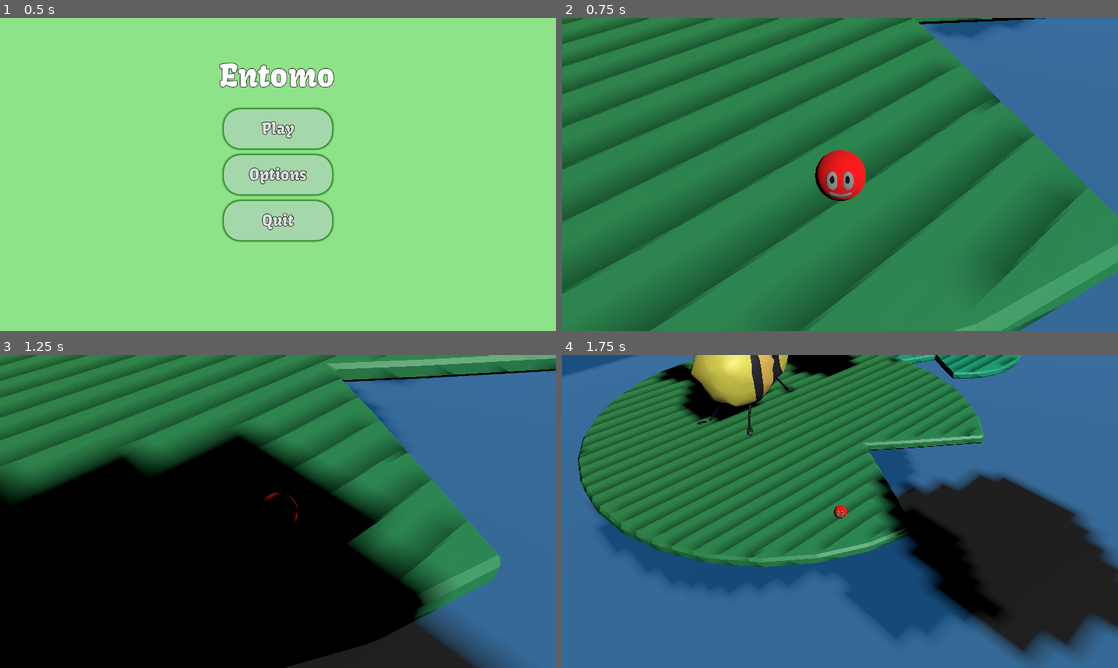
Above: before the commit, frames 1-4 (two rows, left to right).
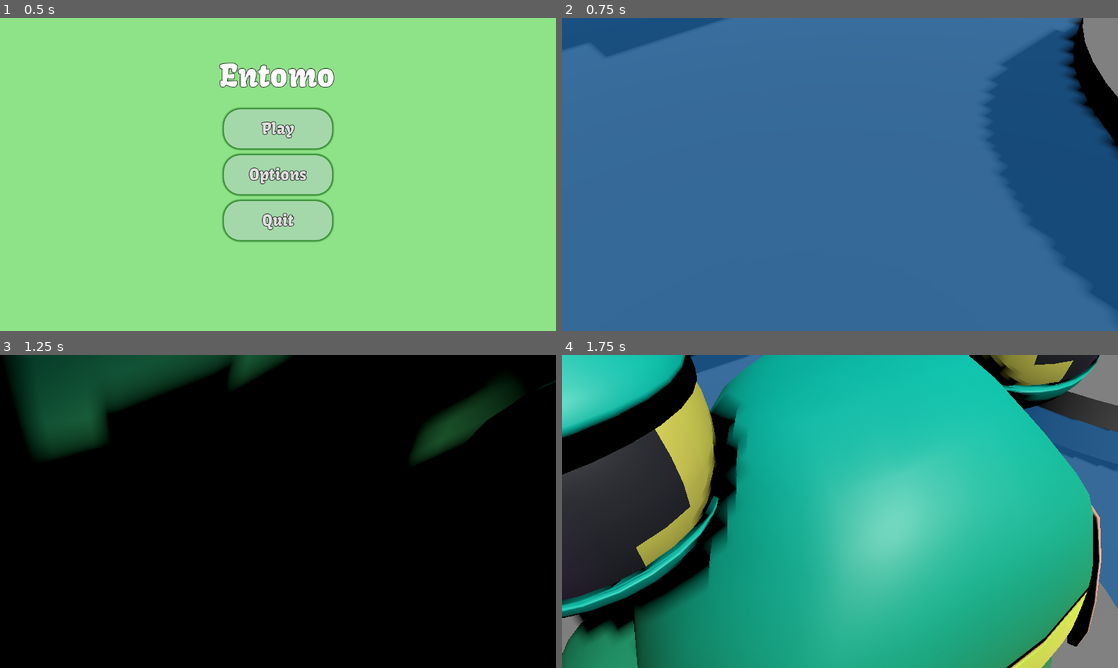
Above: after the commit, the same moments.

Repository: melonboyo/entomo
Game: Godot game, scene res://Scenes/Menus/MainMenu/MainMenu.tscn
Two runs of this game, one before a commit and one after it. Both use one fixed random seed, a clock stepped at 60 frames per second and the inputs below.
Inputs (mouse positions are in pixels of both pictures, inside the frame that each line leads up to):
- Up to frame 1 (0.5 s): no input
- Up to frame 2 (0.75 s): click "Play" at 0.5 s
- Up to frame 3 (1.25 s): no input
- Up to frame 4 (1.75 s): tap Enter at 1.25 s; move the mouse to (962, 495) at 1.27 s; hold D (move_right) from 1.28 s (still down); tap Space (move_jump) at 1.35, 1.52 s; click (962, 495) at 1.42 s

Frame 1 is identical in both runs. In frame 2, 96% of the frame differs, in the area x 0-100%, y 0-100%; in frame 3, 57%; in frame 4, 97%.

Commit message:
Implemented An SFX system, added frog SFX

Diff:
--- /dev/null
+++ b/AudioManager/AudioManager.tscn
@@ -0,0 +1,8 @@
+[gd_scene load_steps=2 format=3 uid="uid://xxtnctr4nrlq"]
+
+[ext_resource type="Script" path="res://AudioManager/audio_manager.gd" id="1_pltwv"]
+
+[node name="AudioManager" type="Node"]
+script = ExtResource("1_pltwv")
+
+[node name="poop" type="AudioStreamPlayer" parent="."]
--- /dev/null
+++ b/AudioManager/SoundEffect.tscn
@@ -0,0 +1,9 @@
+[gd_scene load_steps=2 format=3 uid="uid://djyvhwqnssbbo"]
+
+[ext_resource type="Script" path="res://AudioManager/sound_effect.gd" id="1_jpl3o"]
+
+[node name="SoundEffect" type="AudioStreamPlayer"]
+autoplay = true
+script = ExtResource("1_jpl3o")
+
+[connection signal="finished" from="." to="." method="_on_finished"]
--- /dev/null
+++ b/AudioManager/audio_manager.gd
@@ -0,0 +1,113 @@
+extends Node
+
+@onready var sfx_scene: PackedScene = load("res://AudioManager/SoundEffect.tscn")
+@onready var music_player = $poop
+@export_dir var music_folder_path: String = "res://Audio/Music"
+@export_dir var frog_folder_path: String = "res://Audio/SFX/Frog/"
+var songlist: Dictionary = {}  # Dictionary to store song references by name
+var froglist: Dictionary = {}  # Dictionary to store song references by name
+
+
+
+
+
+func _ready() -> void:
+	load_music_files()
+	load_frog_sfx_pack()
+
+
+func load_music_files(folder_path: String = ""):
+	# Standard
+	var dir: DirAccess = DirAccess.open(music_folder_path + folder_path)
+	if dir:
+		dir.list_dir_begin()  # Start reading the directory
+		var file_name = dir.get_next()
+
+		while file_name != "":
+			# Ignore "." and ".." which refer to the current and parent directory
+			if file_name != "." and file_name != "..":
+				var full_path = music_folder_path + folder_path + "/" + file_name
+				if dir.current_is_dir():
+					# Recursively load music files from subdirectories
+					load_music_files(folder_path + "/" + file_name)
+				elif file_name.ends_with(".wav.import") or file_name.ends_with(".mp3.import") or file_name.ends_with(".ogg.import"):
+					if (file_name.ends_with(".import")):
+						file_name = file_name.get_basename()
+					var song_name = file_name.get_basename()  # Get the file name without extension
+					songlist[song_name] = full_path.get_basename()  # Add full path to the dictionary
+			file_name = dir.get_next()
+		dir.list_dir_end()  # Close directory
+	else:
+		print("Error: Could not open folder at path:", music_folder_path + folder_path)
+
+func load_frog_sfx_pack(folder_path: String = ""):
+	var sfx_num = 0
+	var dir: DirAccess = DirAccess.open(frog_folder_path + folder_path)
+	if dir:
+		dir.list_dir_begin()
+		var file_name = dir.get_next()
+		while file_name != "":
+			if file_name != "." and file_name != "..":
+				var full_path = frog_folder_path + folder_path + "/" + file_name
+				if file_name.ends_with(".wav.import") or file_name.ends_with(".mp3.import") or file_name.ends_with(".ogg.import"):
+					froglist[sfx_num] = full_path.get_basename()
+					sfx_num += 1
+			file_name = dir.get_next()
+		dir.list_dir_end()
+	else:
+		print("Error: Could not open folder at path:", music_folder_path + folder_path)
+	print(froglist)
+
+# Uses and instantiates the sound_effect.tscn
+func play_sfx(path: String, volume_modifier: float = 0):
+	var sfx = sfx_scene.instantiate()
+	sfx.stream = load(path)
+	sfx.volume_db = 0 + volume_modifier
+	add_child(sfx)
+
+func play_frog_sfx_pack(volume_modifier: float = 0):
+	var sfx = sfx_scene.instantiate()
+	var num = randi_range(0, 2)
+	print(froglist.get(num))
+	sfx.stream = load(froglist.get(num))
+	sfx.volume_db = 0 + volume_modifier
+	add_child(sfx)
+
+
+# Uses paths, not AudioStream.
+func play_music(song_name: String, volume_modifier: float = 0, fade_time = 0.1):
+	var song_path = songlist.get(song_name, null)
+	if song_path:
+		var music_stream = load(song_path)
+		if music_stream:
+			if music_player.stream:
+				music_player.stop()  # Stop any currently playing music
+
+			music_player.stream = music_stream
+
+			music_player.volume_db = -40
+			music_player.play()
+			var tween = get_tree().create_tween()
+			tween.set_ease(Tween.EASE_OUT)
+			tween.tween_property(music_player, "volume_db", 0 + volume_modifier, fade_time)
+		else:
+			print("Error: Could not load the music stream for song:", song_name)
+	else:
+		print("Error: Song name not found in songlist:", song_name)
+
+func stop_music(fade_time: float = 0.1):
+	var tween = get_tree().create_tween()
+	tween.tween_property(music_player, "volume_db", -40, fade_time)
+	await tween.finished
+	music_player.stop()
+
+func set_global_volume(bus_name: String, amount: float):
+	var bus_index = AudioServer.get_bus_index(bus_name)
+	amount = linear_to_db(amount)
+	AudioServer.set_bus_volume_db(bus_index, amount)
+
+# Increases/decreases by db amount
+func change_music_volume(db, fade_time: float = 0):
+	db = 0 + db
+	var tween = get_tree().create_tween()
+	tween.tween_property(music_player, "volume_db", db, fade_time)
--- /dev/null
+++ b/AudioManager/sound_effect.gd
@@ -0,0 +1,4 @@
+extends AudioStreamPlayer
+
+func _on_finished():
+	queue_free()
--- a/Characters/Frog/Frog.gd
+++ b/Characters/Frog/Frog.gd
@@ -73,6 +73,7 @@
 			(currentJumpVelocityPercentage * JUMP_VELOCITY + minJumpVelocity) / (JUMP_VELOCITY + minJumpVelocity) * JUMP_VELOCITY,
 			currentMovementDirection if currentMovementDirection else -global_transform.basis.z.normalized()
 		)
+		AudioManager.play_frog_sfx_pack()
 		$froggy_v3/AnimationPlayer.play("jump")
 
 func jump(jumpSpeed: float, direction: Vector3) -> void:
--- a/GameStateManager/GameStateManager.gd
+++ b/GameStateManager/GameStateManager.gd
@@ -15,6 +15,7 @@
 signal show_death_screen()
 # Called when the node enters the scene tree for the first time.
 func _ready() -> void:
+	##AudioManager.play_music("Froggu_Final")
 	if(first_flag != null):
 		show_flag(first_flag)
 
--- a/Scenes/Levels/level1.tscn
+++ b/Scenes/Levels/level1.tscn
@@ -55,7 +55,7 @@
 transform = Transform3D(1.01827, 0, 0, 0, 1.01827, 0, 0, 0, 1.01827, 0, 0, 0)
 
 [node name="GameStateManager" parent="." node_paths=PackedStringArray("currentPossessedCreature", "camera", "first_flag") instance=ExtResource("2_cqo16")]
-currentPossessedCreature = NodePath("../Parasite")
+currentPossessedCreature = NodePath("../Frog")
 camera = NodePath("../CameraRoot/RotationRoot/Camera3D")
 first_flag = NodePath("../Flag")
 
--- a/project.godot
+++ b/project.godot
@@ -14,6 +14,10 @@
 run/main_scene="res://Scenes/Menus/MainMenu/MainMenu.tscn"
 config/features=PackedStringArray("4.3", "Forward Plus")
 config/icon="res://Sprites/icon.png"
+
+[autoload]
+
+AudioManager="*res://AudioManager/AudioManager.tscn"
 
 [display]
 
Not shown, changed: Audio/SFX/Frog/frog_sfx.wav.import
Not shown, changed: Audio/SFX/Frog/frog_sfx_2.wav.import
Not shown, changed: Audio/SFX/Frog/frog_sfx_3.wav.import
Not shown, added: Audio/SFX/Frog/frog_sfx.wav
Not shown, added: Audio/SFX/Frog/frog_sfx_2.wav
Not shown, added: Audio/SFX/Frog/frog_sfx_3.wav
